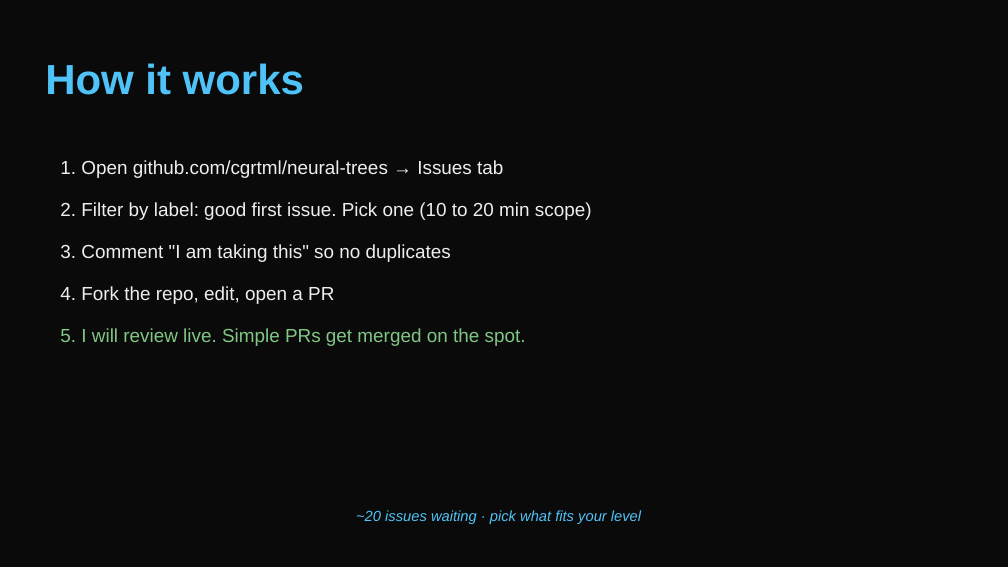
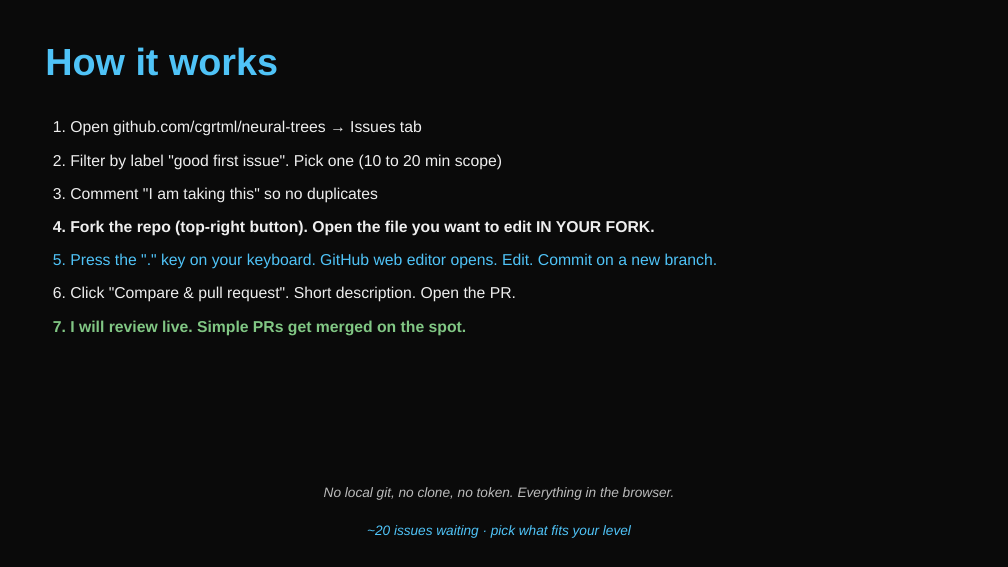
Before and after one commit to cgrtml/wsu-workshop-may15, a slide deck: slide 50 of WSU-Workshop-May15.pptx. Drawn at 1008x567 pixels with LibreOffice and Linux fonts; fonts in the diff are those of the drawing. Boxes give left, top, right and bottom in pixels: in the first picture for what was removed or moved away, otherwise in the second. Text is boxed around its words. In the diff, an @@ line names an element or a change of style, - is before the commit and + after.

```diff
--- a/WSU-Workshop-May15.pptx
+++ b/WSU-Workshop-May15.pptx
@@ text "How it works": place and size @@
-text "How it works" at (45,63,304,95)
+text "How it works" at (45,47,278,76)
@@ text "How it works" at (45,47,278,76): size 40 to 36 pt @@
@@ text "1. Open github.com/cgrtml/neural-trees → Issues ...": place and size @@
-text "1. Open github.com/cgrtml/neural-trees → Issues ..." at (60,160,592,346)
+text "1. Open github.com/cgrtml/neural-trees → Issues ..." at (53,120,717,336)
@@ text at (53,120,422,203): size 18 to 15 pt in "1. Open github.com/cgrtml/neural-trees → Issues tab", "3. Comment "I am taking this" so ..."; less space between paragraphs @@
@@ text at (53,154,502,170): text changed; size 18 to 15 pt @@
-2. Filter by label: good first issue. Pick one (10 to 20 min scope)
+2. Filter by label "good first issue". Pick one (10 to 20 min scope)
@@ text at (53,220,717,336): text changed; size 18 to 15 pt; text colour #81C784 to #EEEEEE @@
-4. Fork the repo, edit, open a PR
-5. I will review live. Simple PRs get merged on the spot.
+4. Fork the repo (top-right button). Open the file you want to edit IN YOUR FORK.
+5. Press the "." key on your keyboard. GitHub web editor opens. Edit. Commit on a new branch.
+6. Click "Compare & pull request". Short description. Open the PR.
+7. I will review live. Simple PRs get merged on the spot.
@@ text added at (324,487,675,500), 13 pt, text #BBBBBB, italic @@
+No local git, no clone, no token. Everything in the browser.
@@ text "~20 issues waiting · pick ...": place and size @@
-text "~20 issues waiting · pick ..." at (356,510,641,524)
+text "~20 issues waiting · pick ..." at (367,525,631,538)
@@ text "~20 issues waiting · pick ..." at (367,525,631,538): size 14 to 13 pt @@
```
Also in this commit, not shown: 6 other files.
